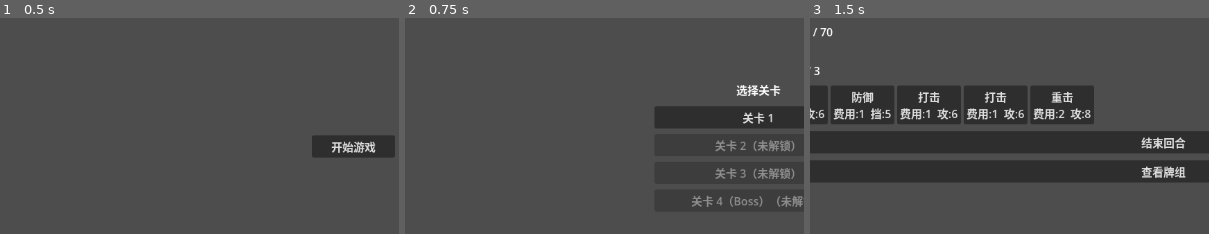
Above: before the commit, frames 1-3 (left to right).
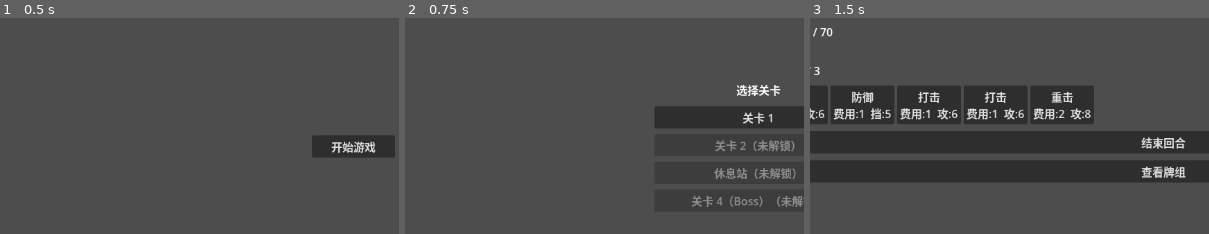
Above: after the commit, the same moments.

Repository: archer47-qingmei/AIGameTest2
Game: Godot game, scene res://menu/MainMenu.tscn
The game is run twice, just before and just after one commit, with the same random seed, the same clock (stepped at 60 frames per second) and the same inputs.
Inputs:
- Up to frame 1 (0.5 s): no input
- Up to frame 2 (0.75 s): click "开始游戏" at 0.5 s
- Up to frame 3 (1.5 s): click "关卡 1" at 1.25 s
The pictures show only the part of the screen within x 6-56%, y 22-72%; the shares and areas given below are measured in that part.

Frame 1 is identical in both runs. In frame 2, 0.5% of the frame differs, in the area x 77-98%, y 69-75%; in frame 3, nothing differs.

Commit message:
feat: distinguish rest/combat nodes in MapScreen labels and routing

Diff:
--- a/map/MapScreen.gd
+++ b/map/MapScreen.gd
@@ -4,19 +4,29 @@
 
 func _ready() -> void:
 	var current: int = GameManager.player_state.current_node
-	var total: int = GameManager.player_state.enemy_sequence.size()
+	var sequence: Array[String] = GameManager.player_state.enemy_sequence
+	var total: int = sequence.size()
 	for i: int in total:
 		var btn: Button = Button.new()
-		var label: String = "关卡 %d" % (i + 1)
-		if i == total - 1:
-			label = "关卡 %d（Boss）" % (i + 1)
+		var label: String = _get_node_label(i, sequence, total)
 		if i < current:
 			btn.text = label + "（已完成）"
 			btn.disabled = true
 		elif i == current:
 			btn.text = label
-			btn.pressed.connect(GameManager.go_to_combat)
+			if sequence[i] == GameManager.REST_NODE:
+				btn.pressed.connect(GameManager.go_to_rest)
+			else:
+				btn.pressed.connect(GameManager.go_to_combat)
 		else:
 			btn.text = label + "（未解锁）"
 			btn.disabled = true
 		_node_container.add_child(btn)
+
+func _get_node_label(i: int, sequence: Array[String], total: int) -> String:
+	if sequence[i] == GameManager.REST_NODE:
+		return "休息站"
+	elif i == total - 1:
+		return "关卡 %d（Boss）" % (i + 1)
+	else:
+		return "关卡 %d" % (i + 1)
